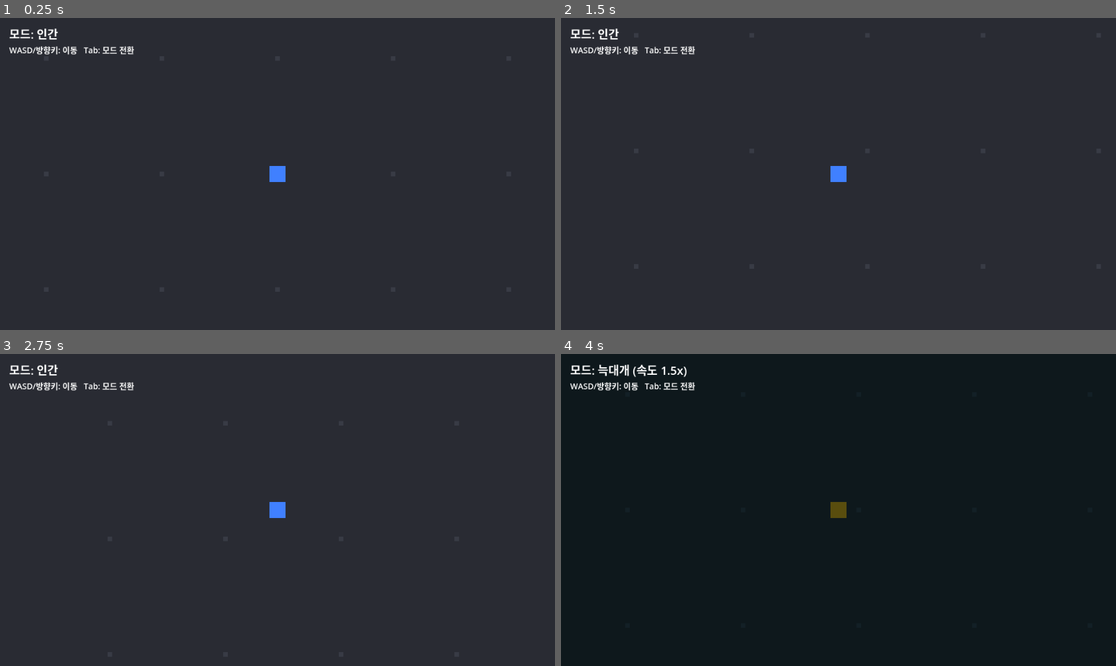
Above: before the commit, frames 1-4 (two rows, left to right).
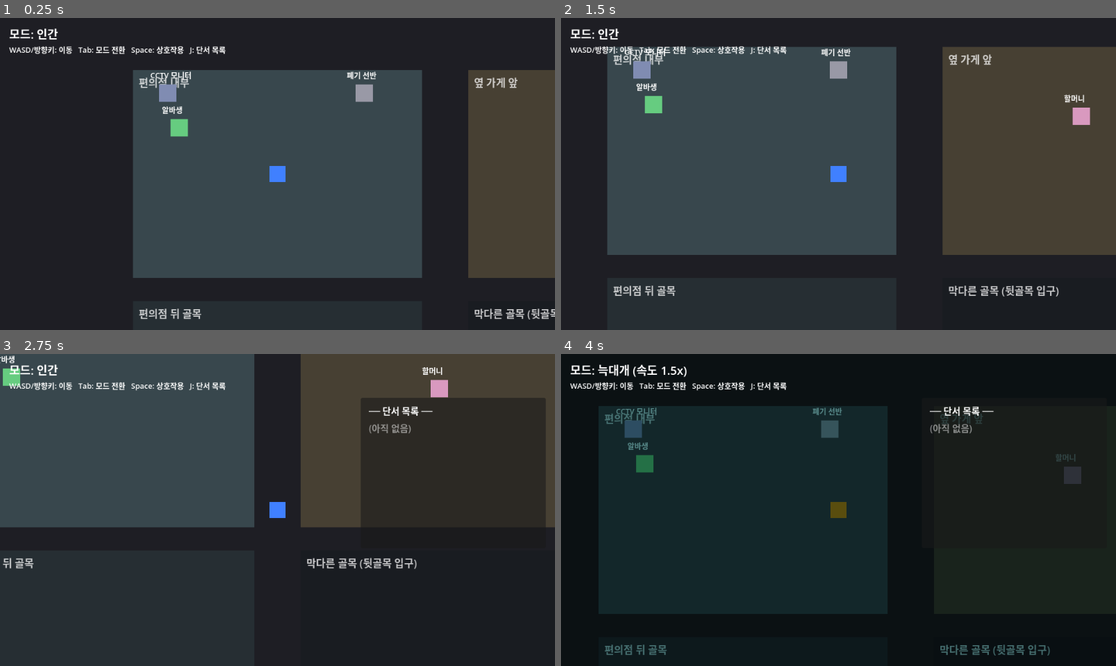
Above: after the commit, the same moments.

Repository: tomhator/BackstreetSample
Game: Godot game, scene res://Main.tscn
Same seed, same stepped clock (60 frames per second), same inputs: the game is played once before the commit and once after it.
Inputs:
- Up to frame 1 (0.25 s): no input
- Up to frame 2 (1.5 s): tap Enter at 0.5 s; hold D (move_right) 0.53-1.28 s; hold Space (interact) 0.53-1.28 s; tap J (toggle_clues) at 0.8, 1.35 s; hold S (move_down) from 1.28 s (still down)
- Up to frame 3 (2.75 s): tap Space (interact) at 1.55 s; release S (move_down) at 2.03 s; hold D (move_right) from 2.03 s (still down); hold Space (interact) from 2.03 s (still down); tap J (toggle_clues) at 2.3 s
- Up to frame 4 (4 s): release D (move_right) at 2.78 s; release Space (interact) at 2.78 s; hold W (move_up) 2.78-3.53 s; tap J (toggle_clues) at 2.85, 3.8 s; tap Space (interact) at 3.05 s; hold A (move_left) from 3.53 s (still down); hold Tab (toggle_mode) from 3.53 s (still down)

The runs differ from the first frame. In frame 1, 46% of the frame differs, in the area x 1-100%, y 8-97%; in frame 2, 56%, in the area x 1-100%, y 4-90%; in frame 3, 37%; in frame 4, 2.6%.

Commit message:
Stage 2: 4-zone map + interaction + clue system (toast + J panel)
Co-Authored-By: Claude Opus 4.8 <noreply@anthropic.com>
Claude-Session: https://claude.ai/code/session_01EeMnTZfTFAiWCFCjL4VptJ

Diff:
--- a/Main.gd
+++ b/Main.gd
@@ -1,6 +1,7 @@
 extends Node2D
 # Backstreet - Case #001 prototype (throwaway code)
 # STAGE 1: player movement + mode toggle (Tab) + wolfdog tint
+# STAGE 2: map (4 zones) + interaction + clue system (toast + J panel)
 
 enum Mode { HUMAN, WOLFDOG }
 
@@ -10,49 +11,113 @@
 var camera: Camera2D
 var tint: CanvasModulate
 var mode_label: Label
+var prompt_label: Label
+var toast_label: Label
+var clue_panel: Panel
+var clue_vbox: VBoxContainer
+
+var clues: Dictionary = {}          # id -> text
+var interactables: Array = []       # array of dicts
+var current_target = null
 
 const HUMAN_SPEED := 200.0
 const WOLFDOG_SPEED := 300.0  # 1.5x
 const HUMAN_COLOR := Color(0.25, 0.5, 1.0)      # blue
 const WOLFDOG_COLOR := Color(1.0, 0.55, 0.1)    # orange
 const WOLFDOG_TINT := Color(0.35, 0.55, 0.55)   # dark teal darkening
+const INTERACT_RADIUS := 62.0
 
 
 func _ready() -> void:
 	_build_world()
+	_build_map()
 	_build_player()
 	_build_ui()
 	_apply_mode()
 
 
 func _build_world() -> void:
-	# simple ground so movement is perceptible
 	var bg := ColorRect.new()
-	bg.color = Color(0.16, 0.17, 0.2)
-	bg.size = Vector2(2000, 2000)
-	bg.position = Vector2(-1000, -1000)
+	bg.color = Color(0.12, 0.12, 0.14)
+	bg.size = Vector2(3000, 3000)
+	bg.position = Vector2(-1500, -1500)
 	bg.z_index = -10
 	add_child(bg)
 
-	# reference grid markers
-	for x in range(-4, 5):
-		for y in range(-4, 5):
-			var dot := ColorRect.new()
-			dot.color = Color(0.22, 0.23, 0.27)
-			dot.size = Vector2(8, 8)
-			dot.position = Vector2(x * 200 - 4, y * 200 - 4)
-			dot.z_index = -9
-			add_child(dot)
-
-	# tint overlay (only shown in wolfdog mode)
 	tint = CanvasModulate.new()
 	tint.color = Color.WHITE
 	add_child(tint)
 
 
+# ---------------- MAP ----------------
+
+func _add_zone(pos: Vector2, size: Vector2, color: Color, title: String) -> void:
+	var floor_rect := ColorRect.new()
+	floor_rect.color = color
+	floor_rect.size = size
+	floor_rect.position = pos
+	floor_rect.z_index = -8
+	add_child(floor_rect)
+
+	var lbl := Label.new()
+	lbl.text = title
+	lbl.position = pos + Vector2(10, 8)
+	lbl.add_theme_font_size_override("font_size", 18)
+	lbl.add_theme_color_override("font_color", Color(1, 1, 1, 0.75))
+	lbl.z_index = -7
+	add_child(lbl)
+
+
+func _build_map() -> void:
+	# 1) 편의점 내부 (top-left)
+	_add_zone(Vector2(-520, -420), Vector2(500, 360), Color(0.22, 0.28, 0.30), "편의점 내부")
+	# 2) 편의점 뒤 골목 (bottom-left)
+	_add_zone(Vector2(-520, -20), Vector2(500, 340), Color(0.15, 0.18, 0.20), "편의점 뒤 골목")
+	# 3) 옆 가게 앞 (top-right)
+	_add_zone(Vector2(60, -420), Vector2(460, 360), Color(0.28, 0.25, 0.20), "옆 가게 앞")
+	# 4) 막다른 골목 (bottom-right)
+	_add_zone(Vector2(60, -20), Vector2(460, 340), Color(0.10, 0.11, 0.13), "막다른 골목 (뒷골목 입구)")
+
+	# interactables ------------------------------------------------
+	# 알바생 NPC (편의점) - dialogue is stage 3, placeholder for now
+	_add_interactable(Vector2(-440, -320), Color(0.4, 0.8, 0.5), "알바생",
+		"npc", true, _on_alba)
+	# 조사: 폐기 선반의 긁힌 자국
+	_add_interactable(Vector2(-120, -380), Color(0.6, 0.6, 0.65), "폐기 선반",
+		"investigate", false, _on_shelf)
+	# 조사: CCTV 모니터
+	_add_interactable(Vector2(-460, -380), Color(0.5, 0.55, 0.7), "CCTV 모니터",
+		"investigate", false, _on_cctv)
+	# 할머니 NPC (옆 가게) - dialogue stage 3, placeholder
+	_add_interactable(Vector2(300, -300), Color(0.85, 0.6, 0.75), "할머니",
+		"npc", true, _on_granny)
+
+
+func _add_interactable(pos: Vector2, color: Color, name: String, type: String,
+		human_only: bool, handler: Callable) -> void:
+	var visual := ColorRect.new()
+	visual.color = color
+	visual.size = Vector2(30, 30)
+	visual.position = pos - Vector2(15, 15)
+	add_child(visual)
+
+	var name_lbl := Label.new()
+	name_lbl.text = name
+	name_lbl.position = pos + Vector2(-30, -42)
+	name_lbl.add_theme_font_size_override("font_size", 13)
+	add_child(name_lbl)
+
+	interactables.append({
+		"pos": pos, "name": name, "type": type,
+		"human_only": human_only, "handler": handler, "visual": visual,
+	})
+
+
+# ---------------- PLAYER ----------------
+
 func _build_player() -> void:
 	player = CharacterBody2D.new()
-	player.position = Vector2.ZERO
+	player.position = Vector2(-270, -240)  # start inside convenience store
 	add_child(player)
 
 	player_visual = ColorRect.new()
@@ -71,6 +136,8 @@
 	camera.make_current()
 
 
+# ---------------- UI ----------------
+
 func _build_ui() -> void:
 	var layer := CanvasLayer.new()
 	add_child(layer)
@@ -82,10 +149,100 @@
 
 	var help := Label.new()
 	help.position = Vector2(16, 44)
-	help.add_theme_font_size_override("font_size", 14)
-	help.text = "WASD/방향키: 이동   Tab: 모드 전환"
+	help.add_theme_font_size_override("font_size", 13)
+	help.text = "WASD/방향키: 이동   Tab: 모드 전환   Space: 상호작용   J: 단서 목록"
 	layer.add_child(help)
 
+	# interaction prompt (bottom-center)
+	prompt_label = Label.new()
+	prompt_label.horizontal_alignment = HORIZONTAL_ALIGNMENT_CENTER
+	prompt_label.size = Vector2(960, 30)
+	prompt_label.position = Vector2(0, 470)
+	prompt_label.add_theme_font_size_override("font_size", 18)
+	prompt_label.add_theme_color_override("font_color", Color(1, 0.95, 0.6))
+	prompt_label.text = ""
+	layer.add_child(prompt_label)
+
+	# toast (top-center)
+	toast_label = Label.new()
+	toast_label.horizontal_alignment = HORIZONTAL_ALIGNMENT_CENTER
+	toast_label.size = Vector2(960, 30)
+	toast_label.position = Vector2(0, 90)
+	toast_label.add_theme_font_size_override("font_size", 20)
+	toast_label.add_theme_color_override("font_color", Color(0.6, 1, 0.7))
+	toast_label.modulate.a = 0.0
+	layer.add_child(toast_label)
+
+	# clue panel (toggle J)
+	clue_panel = Panel.new()
+	clue_panel.size = Vector2(320, 260)
+	clue_panel.position = Vector2(624, 76)
+	clue_panel.visible = false
+	layer.add_child(clue_panel)
+
+	var title := Label.new()
+	title.text = "── 단서 목록 ──"
+	title.position = Vector2(14, 10)
+	title.add_theme_font_size_override("font_size", 16)
+	clue_panel.add_child(title)
+
+	clue_vbox = VBoxContainer.new()
+	clue_vbox.position = Vector2(14, 40)
+	clue_vbox.size = Vector2(292, 210)
+	clue_panel.add_child(clue_vbox)
+	_refresh_clue_panel()
+
+
+func _refresh_clue_panel() -> void:
+	for c in clue_vbox.get_children():
+		c.queue_free()
+	if clues.is_empty():
+		var empty := Label.new()
+		empty.text = "(아직 없음)"
+		empty.add_theme_color_override("font_color", Color(1, 1, 1, 0.5))
+		clue_vbox.add_child(empty)
+		return
+	for id in clues:
+		var l := Label.new()
+		l.text = "• " + clues[id]
+		l.autowrap_mode = TextServer.AUTOWRAP_WORD_SMART
+		l.custom_minimum_size = Vector2(292, 0)
+		clue_vbox.add_child(l)
+
+
+func add_clue(id: String, text: String) -> void:
+	if clues.has(id):
+		show_toast("이미 확보한 단서")
+		return
+	clues[id] = text
+	show_toast("단서 획득: " + text)
+	_refresh_clue_panel()
+
+
+func show_toast(text: String) -> void:
+	toast_label.text = text
+	toast_label.modulate.a = 1.0
+	var tw := create_tween()
+	tw.tween_interval(2.0)
+	tw.tween_property(toast_label, "modulate:a", 0.0, 1.0)
+
+
+# ---------------- INTERACTION HANDLERS ----------------
+
+func _on_alba() -> void:
+	show_toast("알바생: 어서오세요~ (대화는 3단계에서)")
+
+func _on_granny() -> void:
+	show_toast("할머니: 응? (대화는 3단계에서)")
+
+func _on_shelf() -> void:
+	add_clue("scratch", "작은 손톱 긁힌 자국")
+
+func _on_cctv() -> void:
+	add_clue("cctv", "CCTV: 새벽 2시경 화면 노이즈, 인물 미검출")
+
+
+# ---------------- LOOP ----------------
 
 func _physics_process(_delta: float) -> void:
 	var dir := Input.get_vector("move_left", "move_right", "move_up", "move_down")
@@ -94,10 +251,37 @@
 	player.move_and_slide()
 
 
+func _process(_delta: float) -> void:
+	_update_target()
+
+
+func _update_target() -> void:
+	current_target = null
+	var best := INTERACT_RADIUS
+	for it in interactables:
+		# NPCs cannot be talked to in wolfdog mode
+		if it["human_only"] and mode == Mode.WOLFDOG:
+			continue
+		var d: float = player.position.distance_to(it["pos"])
+		if d < best:
+			best = d
+			current_target = it
+	if current_target == null:
+		prompt_label.text = ""
+	else:
+		var verb := "대화" if current_target["type"] == "npc" else "조사"
+		prompt_label.text = "[Space] %s %s" % [current_target["name"], verb]
+
+
 func _unhandled_input(event: InputEvent) -> void:
 	if event.is_action_pressed("toggle_mode"):
 		mode = Mode.WOLFDOG if mode == Mode.HUMAN else Mode.HUMAN
 		_apply_mode()
+	elif event.is_action_pressed("toggle_clues"):
+		clue_panel.visible = not clue_panel.visible
+	elif event.is_action_pressed("interact"):
+		if current_target != null:
+			current_target["handler"].call()
 
 
 func _apply_mode() -> void:
